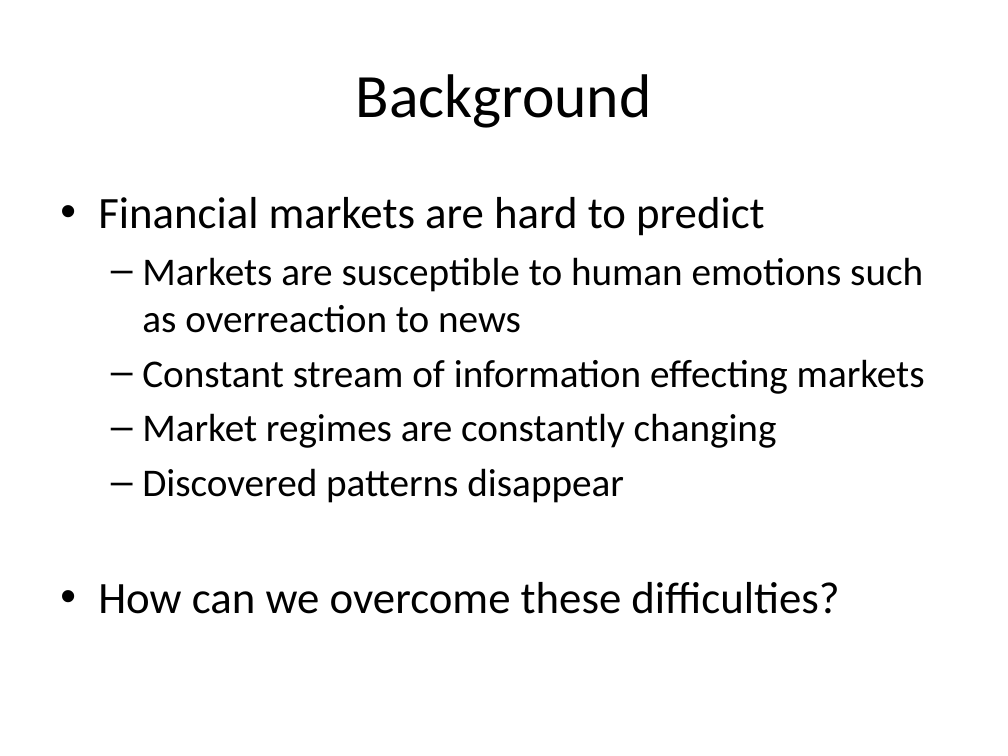
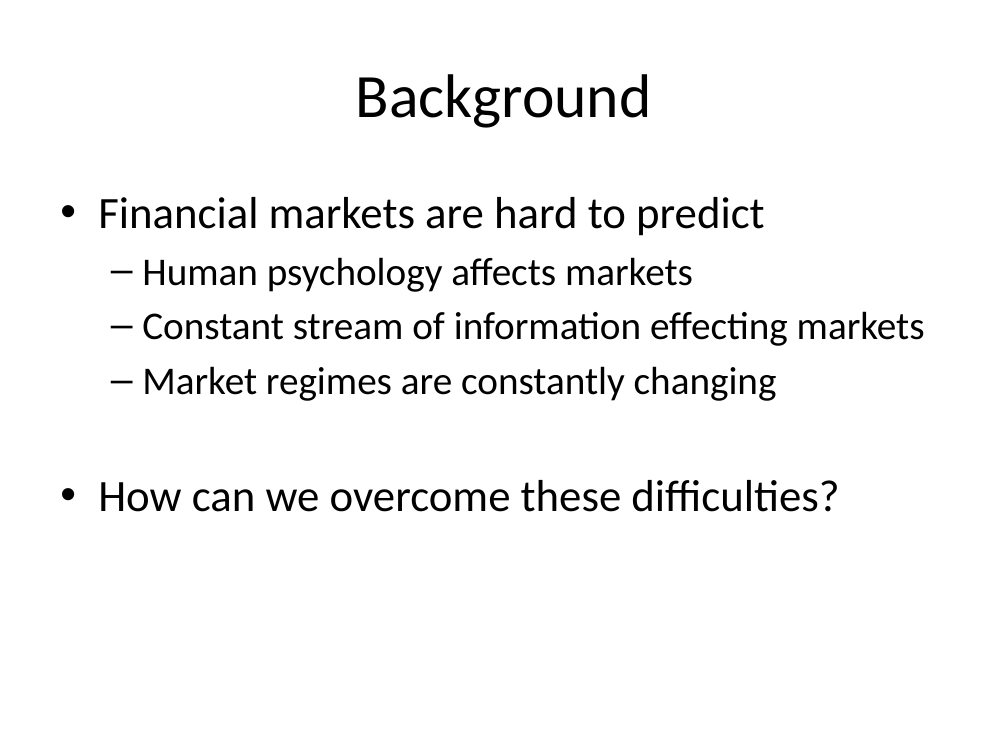
Before and after one commit to wilkung/Predicting_Markets_with_Neural_Nets, a slide deck: slide 2 of Kojack_Presentation.pptx. Drawn at 1008x756 pixels with LibreOffice and Linux fonts; fonts in the diff are those of the drawing. Boxes give left, top, right and bottom in pixels: in the first picture for what was removed or moved away, otherwise in the second. Text is boxed around its words. In the diff, an @@ line names an element or a change of style, - is before the commit and + after.

```diff
--- a/Kojack_Presentation.pptx
+++ b/Kojack_Presentation.pptx
@@ text at (x1=142, y1=257, x2=693, y2=292): text changed @@
-  – Markets are susceptible to human emotions such as overreaction to news
+  – Human psychology affects markets
@@ text at (x1=142, y1=468, x2=624, y2=503): paragraph removed @@
-  – Discovered patterns disappear
```
Also in this commit, not shown: 8 other slides changed, 6 slides added, 5 slides removed, 10 other files.
